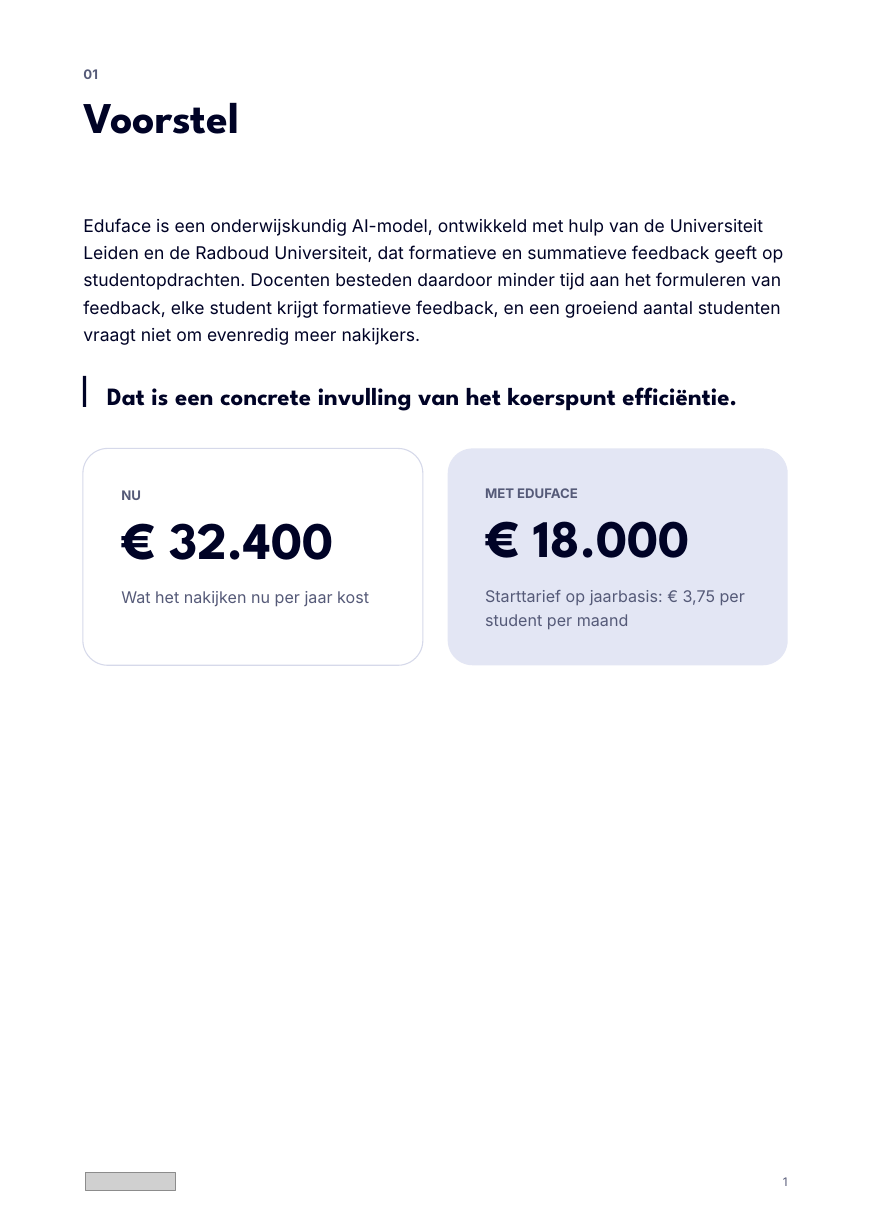
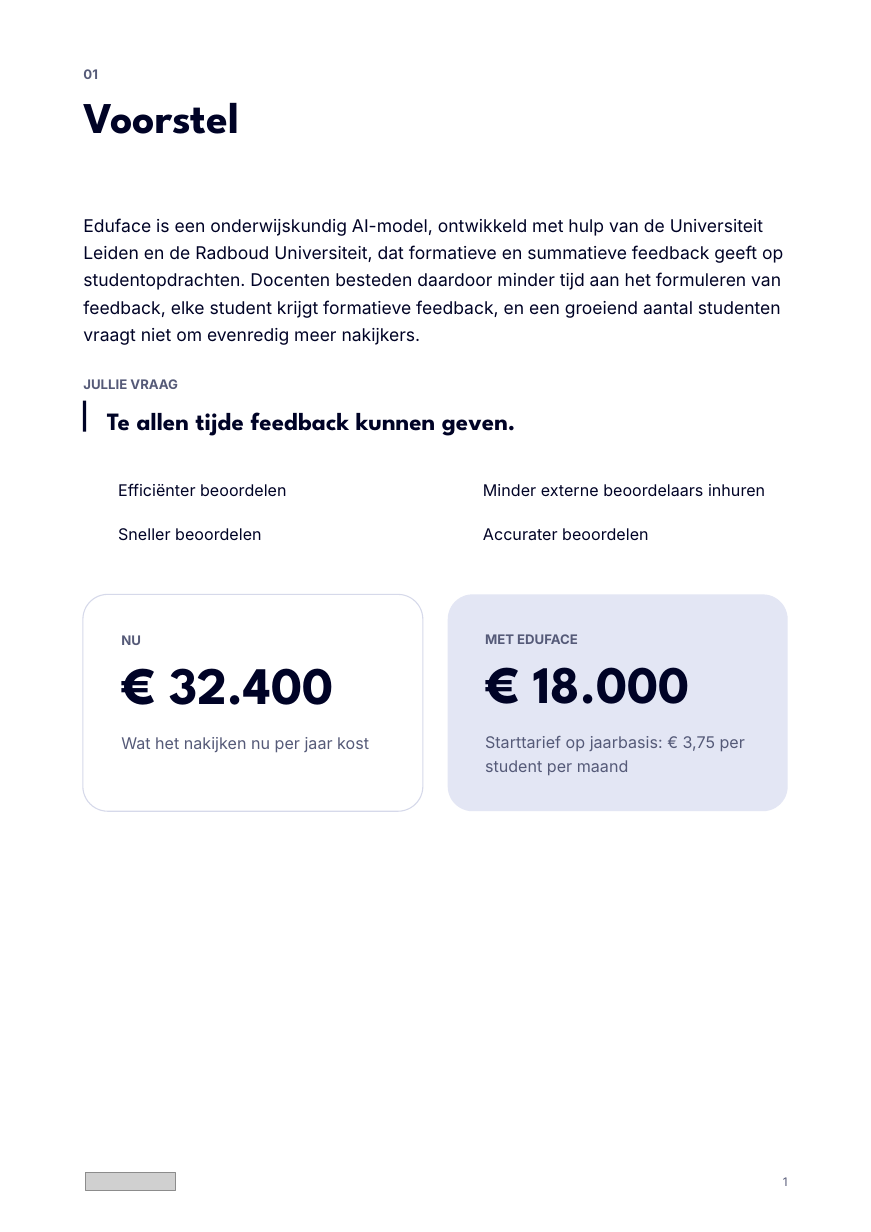
Before and after one commit to Dante-Eduface/Claude, a slide deck: slide 1 of Design/Concepts/academica-voorstel/academica-businesscase-definitief-bewerkbaar.pptx. Drawn at 871x1232 pixels with LibreOffice and Linux fonts; fonts in the diff are those of the drawing; grey boxes stand for pictures; background and template pictures are left out. Boxes give left, top, right and bottom in pixels: in the first picture for what was removed or moved away, otherwise in the second. Text is boxed around its words. In the diff, an @@ line names an element or a change of style, - is before the commit and + after.

```diff
--- a/Design/Concepts/academica-voorstel/academica-businesscase-definitief-bewerkbaar.pptx
+++ b/Design/Concepts/academica-voorstel/academica-businesscase-definitief-bewerkbaar.pptx
@@ text added at <box>83,379,178,389</box>, 9 pt, text #555A78, bold @@
+JULLIE VRAAG
@@ text removed at <box>107,387,737,411</box> @@
-Dat is een concrete invulling van het koerspunt efficiëntie.
@@ rectangle: place and size @@
-rectangle at <box>83,376,86,408</box>
+rectangle at <box>83,400,86,432</box>
@@ text added at <box>107,412,516,436</box>, 17 pt, text #000326, bold @@
+Te allen tijde feedback kunnen geven.
@@ text added at <box>118,483,286,496</box>, 11 pt, text #000326 @@
+Efficiënter beoordelen
@@ text added at <box>483,484,765,496</box>, 11 pt, text #000326 @@
+Minder externe beoordelaars inhuren
@@ text added at <box>118,528,261,540</box>, 11 pt, text #000326 @@
+Sneller beoordelen
@@ text added at <box>483,528,648,540</box>, 11 pt, text #000326 @@
+Accurater beoordelen
@@ 6 texts, 2 rounded rectangles: place and size @@
-6 texts, 2 rounded rectangles at <box>83,449,788,666</box>
+6 texts, 2 rounded rectangles at <box>83,594,788,811</box>
```
Also in this commit, not shown: 3 other slides changed, 25 other files.
